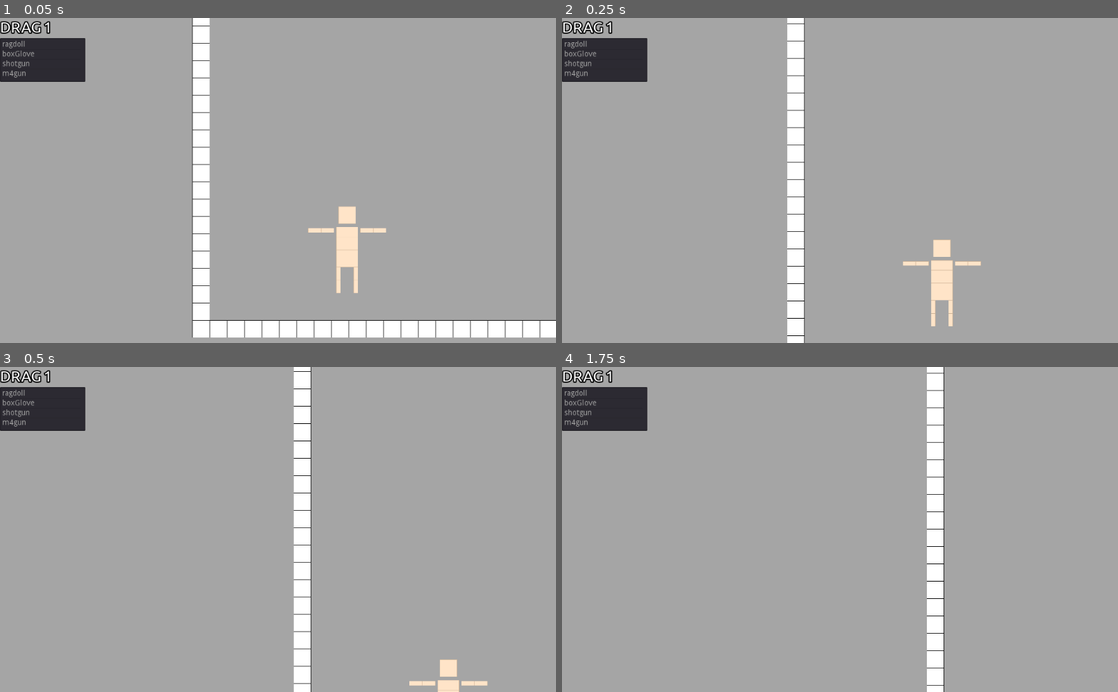
Above: before the commit, frames 1-4 (two rows, left to right).
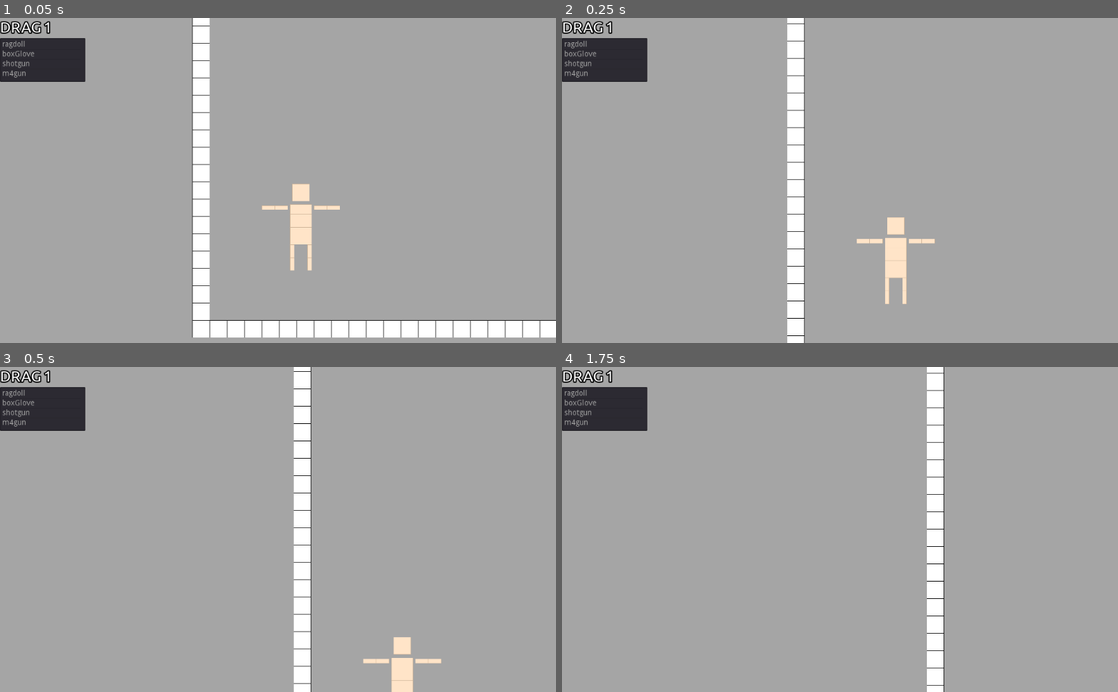
Above: after the commit, the same moments.

Repository: yuval-herman/ragdoll-game
Game: Godot game, scene res://scenes/main.tscn
Same seed, same stepped clock (60 frames per second), same inputs: the game is played once before the commit and once after it.
Inputs (mouse positions are in pixels of both pictures, inside the frame that each line leads up to):
- Up to frame 1 (0.05 s): no input
- Up to frame 2 (0.25 s): no input
- Up to frame 3 (0.5 s): no input
- Up to frame 4 (1.75 s): tap Enter at 0.5 s; drag from (1012, 669) to (895, 458) at 0.52 s; drag from (728, 545) to (812, 594) at 1.27 s

The runs differ from the first frame. In frame 1, 1.8% of the frame differs, in the area x 47-70%, y 51-85%; in frame 2, 1.8%; in frame 3, 1.1%; in frame 4, nothing differs.

Commit message:
added timer node to main
connected new timer node to function to remove objects out of bounds

Diff:
--- a/scenes/main.tscn
+++ b/scenes/main.tscn
@@ -53,7 +53,7 @@
 script = ExtResource( 4 )
 
 [node name="ragdoll" parent="." instance=ExtResource( 2 )]
-position = Vector2( 250, 123 )
+position = Vector2( 80, 40 )
 
 [node name="TileMap" type="TileMap" parent="." groups=["ground"]]
 tile_set = SubResource( 1 )
@@ -106,5 +106,10 @@
 
 [node name="Tween" type="Tween" parent="."]
 
+[node name="Timer" type="Timer" parent="."]
+process_mode = 0
+autostart = true
+
 [connection signal="item_selected" from="CanvasLayer/HSplitContainer/VBoxContainer/ItemList" to="." method="_on_ItemList_item_selected"]
 [connection signal="tween_step" from="Tween" to="." method="_on_Tween_tween_step"]
+[connection signal="timeout" from="Timer" to="." method="_on_Timer_timeout"]
